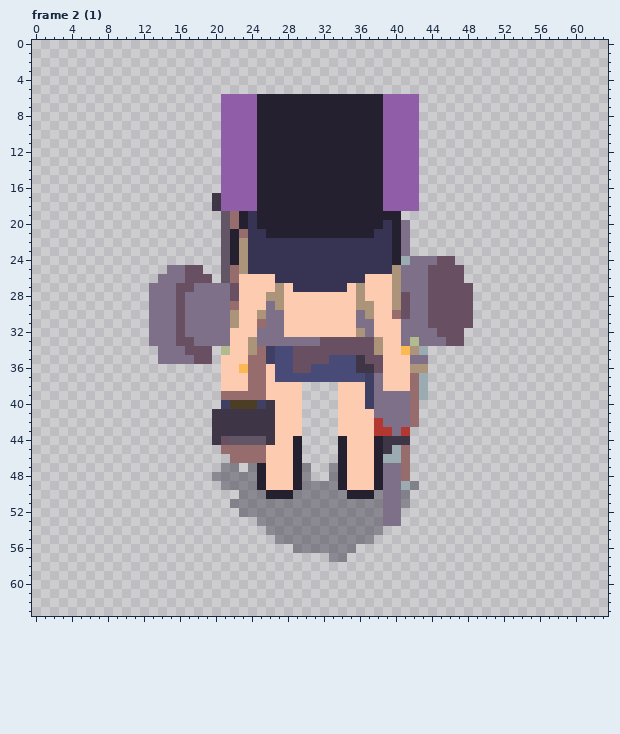
Two states of a pixel-art file, resources/asesprite/Sprites64.aseprite. Above, as it was before the edit.
64x64 pixels, 153 frames. Shown: frame 2 (1). The commit also changed other frames, which this record leaves out.
After the commit:
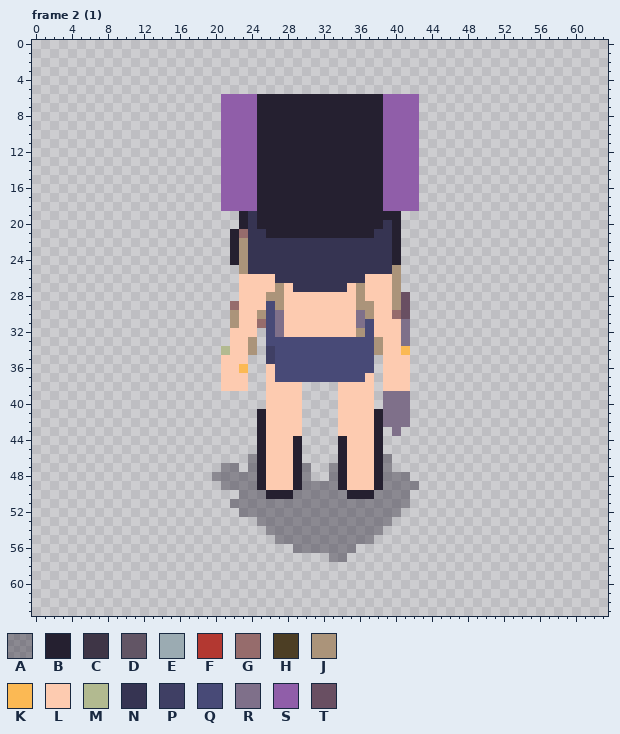
Palette (. is transparent): A #25203064  B #252030  C #3e3546  D #625565  E #9babb2  F #b33831  G #966c6c  H #4c3e24  J #ab947a  K #fbb954  L #fdcbb0  M #b2ba90  N #363452  P #3f3f64  Q #484a77  R #7f708a  S #905ea9  T #694f62
From old to new:
layer "Weapons/Staff Wooden" now hidden
layer "Weapons/Wooden Sword" now hidden
layer "Weapons/Sword Steel" now hidden
layer "Weapons/Shotgun" now hidden
layer "Weapons/Handgun" now hidden
layer "Weapons/Bow" now hidden
layer "Weapons/Grenade" now hidden
layer "Weapons/Flint Lock Pistol" now hidden
layer "Weapons/Sniper rifle" now hidden
layer "Weapons/Ak47" now hidden
layer "Weapons/Flamethrower" now hidden
layer "Weapons/Bazooka" now hidden
Frame 2 (1):
y 17..18: x 20 C -> .
y 19: x 21..22 DG -> ..
y 20: x 21..22 DG -> ..; x 41 R -> .
y 21..23: x 21 D -> .; x 41 R -> .
y 24: x 21 D -> .; x 41..46 ERRRTT -> ......
y 25: x 15..18 RRTT -> ....; x 21..22 DG -> ..; x 41..47 RRRTTTT -> .......
y 26: x 14..19 RRRTTT -> ......; x 21..22 DG -> ..; x 41..47 RRRTTTT -> .......
y 27: x 13..22 RRRTTRRRRT -> ..........; x 41..48 RRRTTTTT -> ........
y 28: x 13..22 RRRTRRRRRT -> ..........; x 42..48 RRTTTTT -> .......
y 29..30: x 13..21 RRRTRRRRR -> .........; x 26 R -> Q; x 42..48 RRTTTTT -> .......
y 31: x 13..21 RRRTRRRRR -> .........; x 26 R -> Q; x 37 R -> Q; x 42..48 RRTTTTT -> .......
y 32: x 13..21 RRRTRRRRR -> .........; x 25..26 RR -> .Q; x 37 R -> Q; x 42..47 RRRTTT -> ......
y 33: x 13..21 RRRTTRRRR -> .........; x 25..37 RRRRRRRTTTTTT -> .QQQQQQQQQQQQ; x 42..47 MRRRTT -> ......
y 34: x 14..19 RRRTTT -> ......; x 25 G -> .; x 29..37 TTTTTTTTT -> QQQQQQQQQ; x 42..43 JE -> ..
y 35: x 14..19 RRRRTT -> ......; x 24..25 GG -> ..; x 29..32 TTTT -> QQQQ; x 36..38 CTT -> QQ.; x 42..43 RR -> ..
y 36: x 24..25 GG -> ..; x 29..30 TT -> QQ; x 36..38 CCT -> QQ.; x 42..43 JJ -> ..
y 37..38: x 24..25 GG -> ..; x 37..38 PR -> L.; x 42..43 GE -> ..
y 39: x 21..25 GGGGG -> .....; x 37..38 PR -> L.; x 42..43 GE -> ..
y 40: x 21..26 PHHHPC -> .....L; x 37..38 PR -> L.; x 42 G -> .
y 41: x 20..26 CCCCCCC -> .....BL; x 38 R -> B; x 42 G -> .
y 42: x 20..26 CCCCCCC -> .....BL; x 38 F -> B; x 42 G -> .
y 43: x 20..26 CCCCCCC -> .....BL; x 38..39 FF -> B.; x 41 F -> .
y 44: x 20..26 CTDDDDC -> .....BL; x 39..41 CCC -> ...
y 45: x 21..25 GGGGG -> ....B; x 39..41 CEG -> ...
y 46: x 22..25 GGGG -> ..AB; x 39..41 EEG -> A..
y 47: x 39..41 RRG -> A..
y 48: x 39..41 RRG -> AAA
y 49: x 39..41 RRE -> AAA
y 50..52: x 39..40 RR -> AA
y 53: x 39..40 RR -> A.
Boxes around the changes in both pictures, in picture pixels (x1, y1, x2, y2):
changed: (149, 193, 473, 526)
